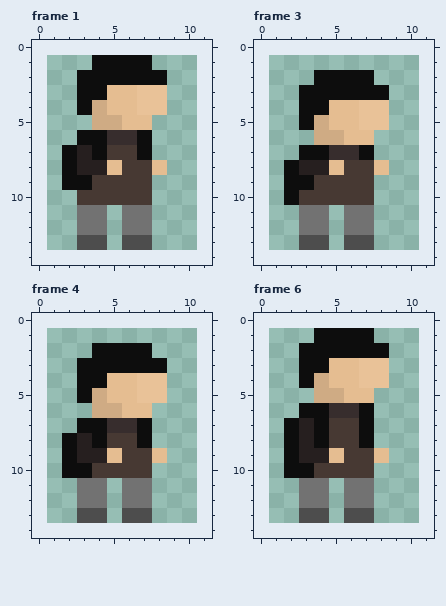
One commit to this pixel-art file: ressources/player/idle/boy-black-idle.aseprite. That is the earlier state.
10x13 pixels, 6 frames. Colours within 5 levels of each other are drawn and written as one. Shown: frame 1, frame 3, frame 4, frame 6. The old version is drawn lined up with the new one, on the new canvas. The commit also changed other frames, which this record leaves out.
After:
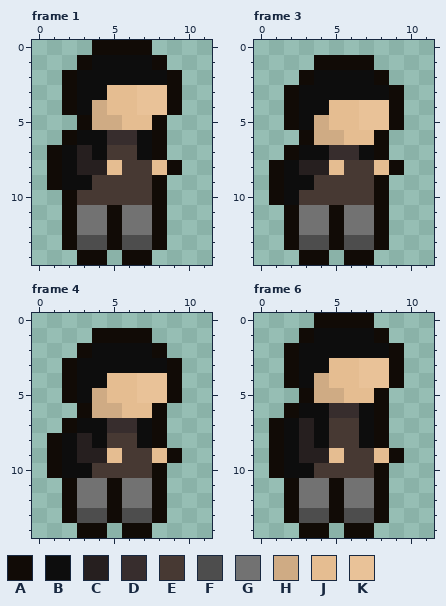
Palette (. is transparent): A #110b06  B #0d0d0d  C #261f1f  D #372d2d  E #473933  F #4d4d4d  G #727272  H #cfab84  J #e5bd91  K #e9c298
From the commit log: outline sur l'animation idle des joueurs
Difference:
canvas 10x13 -> 12x15, the old top-left corner now at 1,1
--- frame 1
@@ x 0..11 @@
- 0 ............
- 1 ....BBBB....
- 2 ...BBBBBB...
- 3 ...BBJJKK...
- 4 ...BHJJKK...
- 5 ....HHJJ....
- 6 ...BBDDB....
- 7 ..BCBEEB....
- 8 ..BCCJEEJ...
- 9 ..BBEEEE....
-10 ...EEEEE....
-11 ...GG.GG....
-12 ...GG.GG....
-13 ...FF.FF....
-14 ............
+ 0 ....AAAA....
+ 1 ...ABBBBA...
+ 2 ..ABBBBBBA..
+ 3 ..ABBJJKKA..
+ 4 ..ABHJJKKA..
+ 5 ...AHHJJA...
+ 6 ..ABBDDBA...
+ 7 .ABCBEEBA...
+ 8 .ABCCJEEJA..
+ 9 .ABBEEEEA...
+10 ..AEEEEEA...
+11 ..AGGAGGA...
+12 ..AGGAGGA...
+13 ..AFFAFFA...
+14 ...AA.AA....
--- frame 3
@@ x 0..11 @@
  0 ............
- 1 ............
- 2 ....BBBB....
- 3 ...BBBBBB...
- 4 ...BBJJKK...
- 5 ...BHJJKK...
- 6 ....HHJJ....
- 7 ...BBDDB....
- 8 ..BCCJEEJ...
- 9 ..BBEEEE....
-10 ..BEEEEE....
-11 ...GG.GG....
-12 ...GG.GG....
-13 ...FF.FF....
-14 ............
+ 1 ....AAAA....
+ 2 ...ABBBBA...
+ 3 ..ABBBBBBA..
+ 4 ..ABBJJKKA..
+ 5 ..ABHJJKKA..
+ 6 ...AHHJJA...
+ 7 ..ABBDDBA...
+ 8 .ABCCJEEJA..
+ 9 .ABBEEEEA...
+10 .ABEEEEEA...
+11 ..AGGAGGA...
+12 ..AGGAGGA...
+13 ..AFFAFFA...
+14 ...AA.AA....
--- frame 4
@@ x 0..11 @@
  0 ............
- 1 ............
- 2 ....BBBB....
- 3 ...BBBBBB...
- 4 ...BBJJKK...
- 5 ...BHJJKK...
- 6 ....HHJJ....
- 7 ...BBDDB....
- 8 ..BCBEEB....
- 9 ..BCCJEEJ...
-10 ..BBEEEE....
-11 ...GG.GG....
-12 ...GG.GG....
-13 ...FF.FF....
-14 ............
+ 1 ....AAAA....
+ 2 ...ABBBBA...
+ 3 ..ABBBBBBA..
+ 4 ..ABBJJKKA..
+ 5 ..ABHJJKKA..
+ 6 ...AHHJJA...
+ 7 ..ABBDDBA...
+ 8 .ABCBEEBA...
+ 9 .ABCCJEEJA..
+10 .ABBEEEEA...
+11 ..AGGAGGA...
+12 ..AGGAGGA...
+13 ..AFFAFFA...
+14 ...AA.AA....
--- frame 6
@@ x 0..11 @@
- 0 ............
- 1 ....BBBB....
- 2 ...BBBBBB...
- 3 ...BBJJKK...
- 4 ...BHJJKK...
- 5 ....HHJJ....
- 6 ...BBDDB....
- 7 ..BCBEEB....
- 8 ..BCBEEB....
- 9 ..BCCJEEJ...
-10 ..BBEEEE....
-11 ...GG.GG....
-12 ...GG.GG....
-13 ...FF.FF....
-14 ............
+ 0 ....AAAA....
+ 1 ...ABBBBA...
+ 2 ..ABBBBBBA..
+ 3 ..ABBJJKKA..
+ 4 ..ABHJJKKA..
+ 5 ...AHHJJA...
+ 6 ..ABBDDBA...
+ 7 .ABCBEEBA...
+ 8 .ABCBEEBA...
+ 9 .ABCCJEEJA..
+10 .ABBEEEEA...
+11 ..AGGAGGA...
+12 ..AGGAGGA...
+13 ..AFFAFFA...
+14 ...AA.AA....
Pixel boxes of the changes (left, top, right, bottom) in both pictures:
added: (47, 40, 182, 265)
added: (269, 55, 404, 265)
added: (47, 328, 182, 538)
added: (269, 313, 404, 538)
